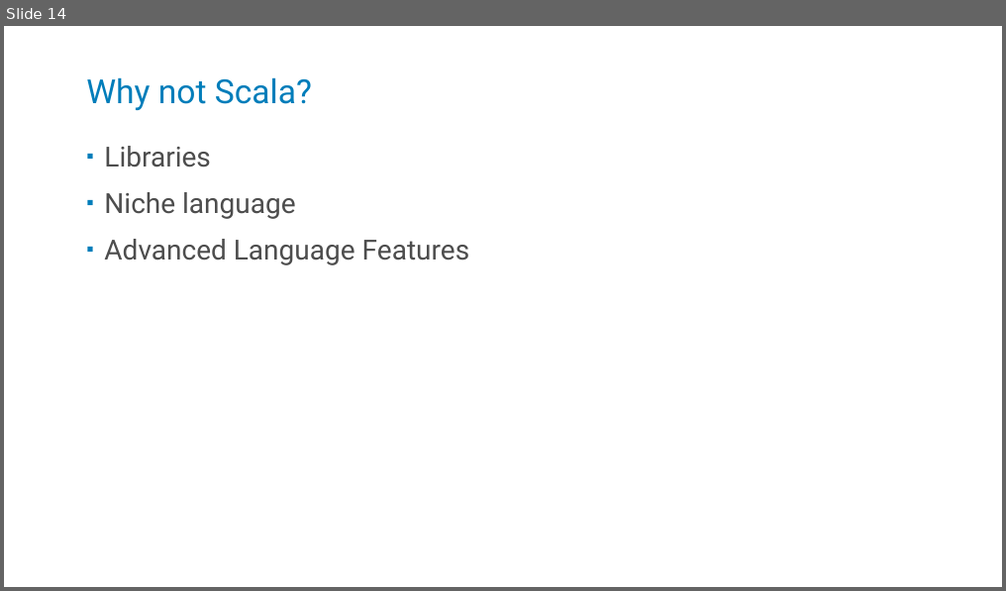
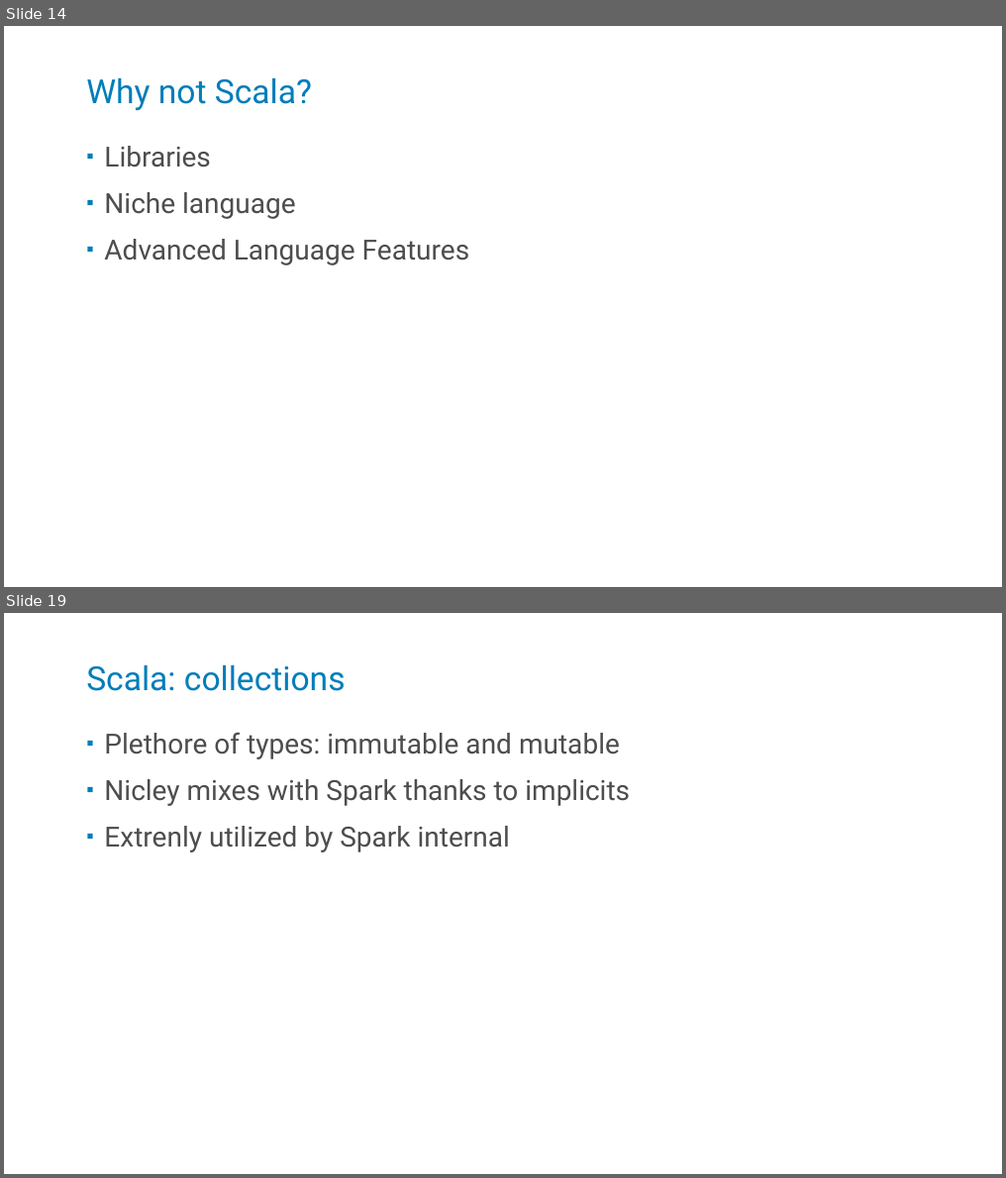
Before and after one commit to kstanaszek/SparkAndScalaInTandem, a slide deck: src/main/resources/slides.pptx. Shown one above the other, each under a label of ours: slide 14 before the commit, slides 14 and 19 after it; the slides between them are not shown. The pictures are 1006x591 and 1006x1178 pixels, drawn with LibreOffice and Linux fonts; fonts in the diff are those of the drawing. Boxes give left, top, right and bottom in pixels: in the first picture for what was removed or moved away, otherwise in the second. Text is boxed around its words. In the diff, an @@ line names an element or a change of style, - is before the commit and + after.

```diff
--- a/src/main/resources/slides.pptx
+++ b/src/main/resources/slides.pptx
@@ slide 19 added at bbox=[4, 613, 1002, 1174], background #FFFFFF @@
@@ title added at bbox=[86, 664, 346, 691], 24 pt, text #007DBA @@
+Scala: collections
@@ text added at bbox=[104, 732, 630, 853], 20 pt, text #4D4D4D @@
+▪ Plethore of types: immutable and mutable
+▪ Nicley mixes with Spark thanks to implicits
+▪ Extrenly utilized by Spark internal
```
Also in this commit, not shown: 1 slide changed, 4 other slides added.
